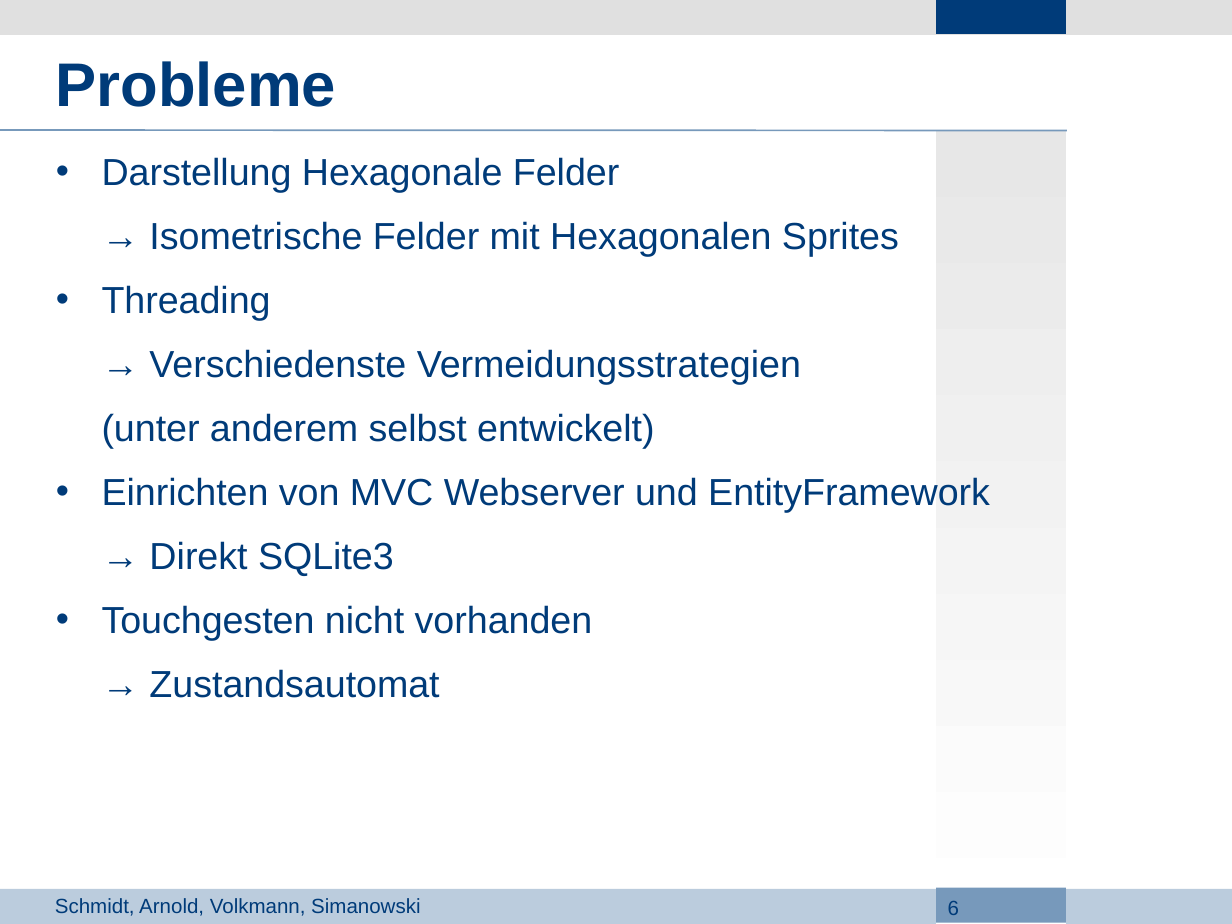
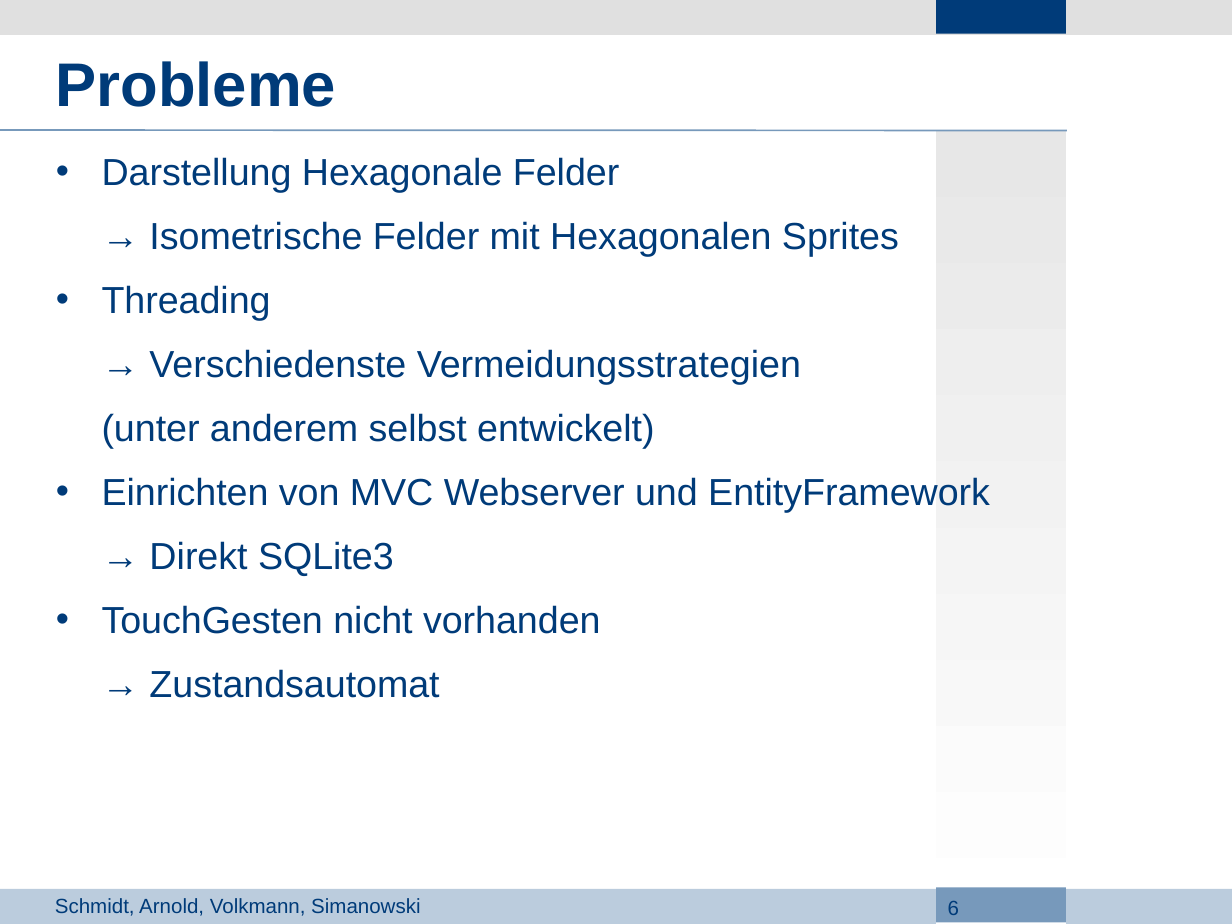
Before and after one commit to Lopt/ascendancy, a slide deck: slide 6 of docs/Projektdefinition/3_Presentation.odp. Drawn at 1232x924 pixels with LibreOffice and Linux fonts; fonts in the diff are those of the drawing; background and template pictures are left out. Boxes give left, top, right and bottom in pixels: in the first picture for what was removed or moved away, otherwise in the second. Text is boxed around its words. In the diff, an @@ line names an element or a change of style, - is before the commit and + after.

```diff
--- a/docs/Projektdefinition/3_Presentation.odp
+++ b/docs/Projektdefinition/3_Presentation.odp
@@ text at (x1=102, y1=605, x2=601, y2=634): text changed @@
-• Touchgesten nicht vorhanden
+• TouchGesten nicht vorhanden
```
Also in this commit, not shown: 2 other slides changed.
